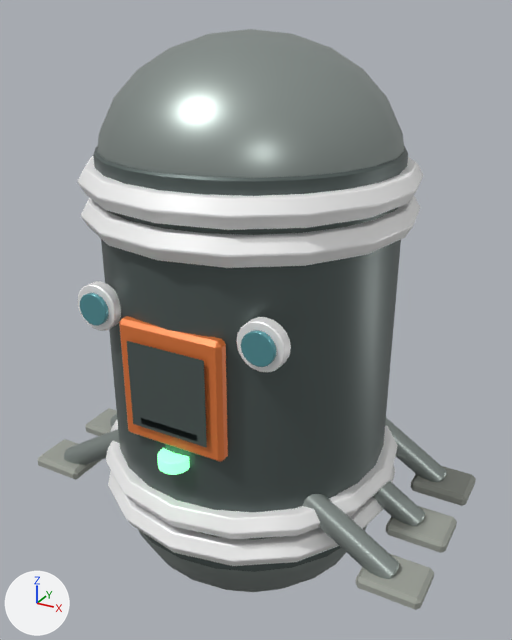
The glTF model assets/models/drop_pod.glb, before and after one commit.
The view is the same before and after, from a 50 mm camera at (2.8, -5.01, 4.17) aimed at (0.02, 0.05, 1.64). Lighting does not change. The marker at lower left points along +X, +Y and +Z. The picture after the commit comes second. Where no turn or scale is listed for an object, it has been applied to the vertices. Vertices at exactly the same position are counted once.

Script lines for the objects in view, before the commit:
```python
mat_paint_dark = principled_material('Paint_Dark')
mat_paint_dark.base_color = (0.105, 0.135, 0.13)  # dark grey #5b6765
mat_paint_dark.metallic = 0.42
mat_paint_dark.roughness = 0.42
mat_steel = principled_material('Steel')
mat_steel.base_color = (0.34, 0.39, 0.37)  # grey #9ea8a4
mat_steel.metallic = 0.68
mat_steel.roughness = 0.36
me_cube_351 = bpy.data.meshes.new('Cube.351')
me_cube_351.from_pydata(...)  # 2328 vertices, 4566 faces; spans x -0.26..3.62, y -0.67..2.07, z -0.99..3.97
# faces by material slot: [264, 206, 1848, 1892, 44, 312]
me_cube_351.materials.append(mat_concrete)  # grey #a0a49b
me_cube_351.materials.append(mat_paint_dark)  # dark grey #5b6765
me_cube_351.materials.append(mat_hazard)  # white #ffffff
me_cube_351.materials.append(mat_steel)  # grey #9ea8a4
me_cube_351.materials.append(mat_paint_orange)  # orange #ef8142
me_cube_351.materials.append(mat_glass)  # cyan #5da0a8
ob_main_body = bpy.data.objects.new('Main_Body', me_cube_351)
ob_main_body.location = (-1.68, -0.7, 0.06)
```
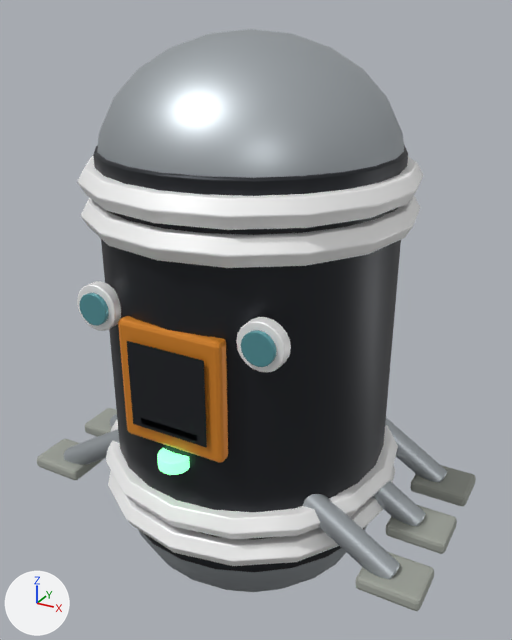
Location of each change, [x1, y1, x2, y2] in pixels of the pictures (512 x 640 px):
'Main_Body', recoloured, reshaped: before [38, 29, 476, 610]; after [37, 29, 476, 611]
part 1 of me_cube_351, added: after [37, 145, 476, 611]

The change, as a list of edits to the scene's bpy script:
```text
Change mat_paint_dark:
    mat_paint_dark.base_color: (0.105, 0.135, 0.13) -> (0.025, 0.028, 0.034)  # dark grey #5b6765 -> dark grey #2c2f34
Change mat_steel:
    mat_steel.base_color: (0.34, 0.39, 0.37) -> (0.48, 0.52, 0.55)  # grey #9ea8a4 -> light grey #b8bfc4
Change me_cube_351:
    used by ob_main_body; location = (-1.68, -0.7, 0.06)
    remove me_cube_351.from_pydata(...)  # 2328 vertices, 4566 faces; spans x -0.26..3.62, y -0.67..2.07, z -0.99..3.97
    add me_cube_351.from_pydata(...)  # 3432 vertices, 6774 faces; spans x -0.26..3.62, y -0.67..2.07, z -0.99..3.97
    me_cube_351 part 1: 1008 vertices added at x -0.25..3.61, y -0.67..2.07, z -0.13..3.11
    other edits to the shape of me_cube_351 do not show in these pictures
```
